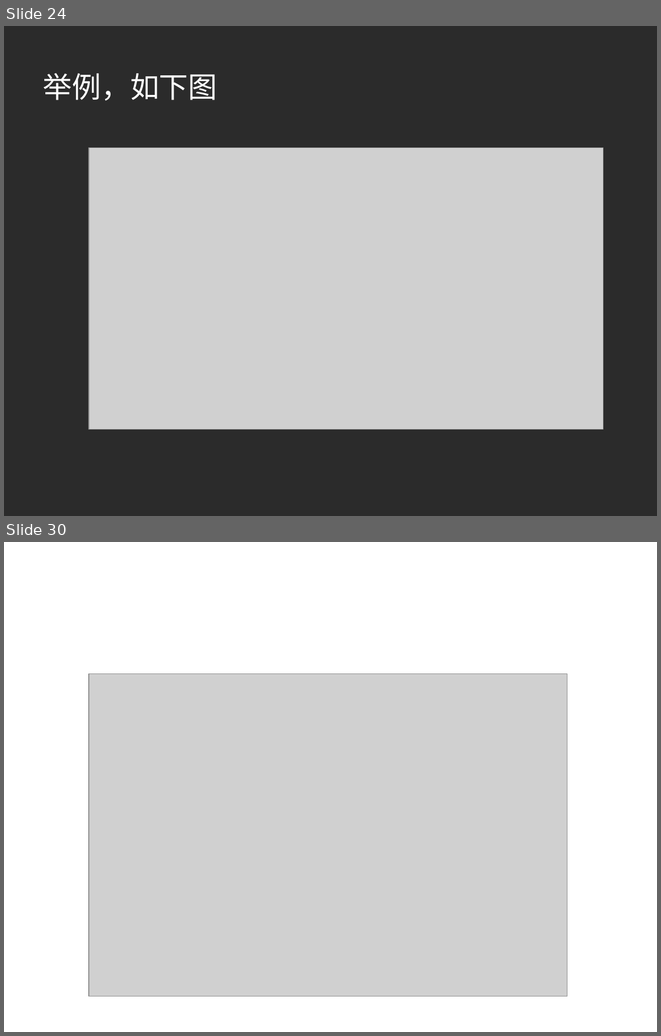
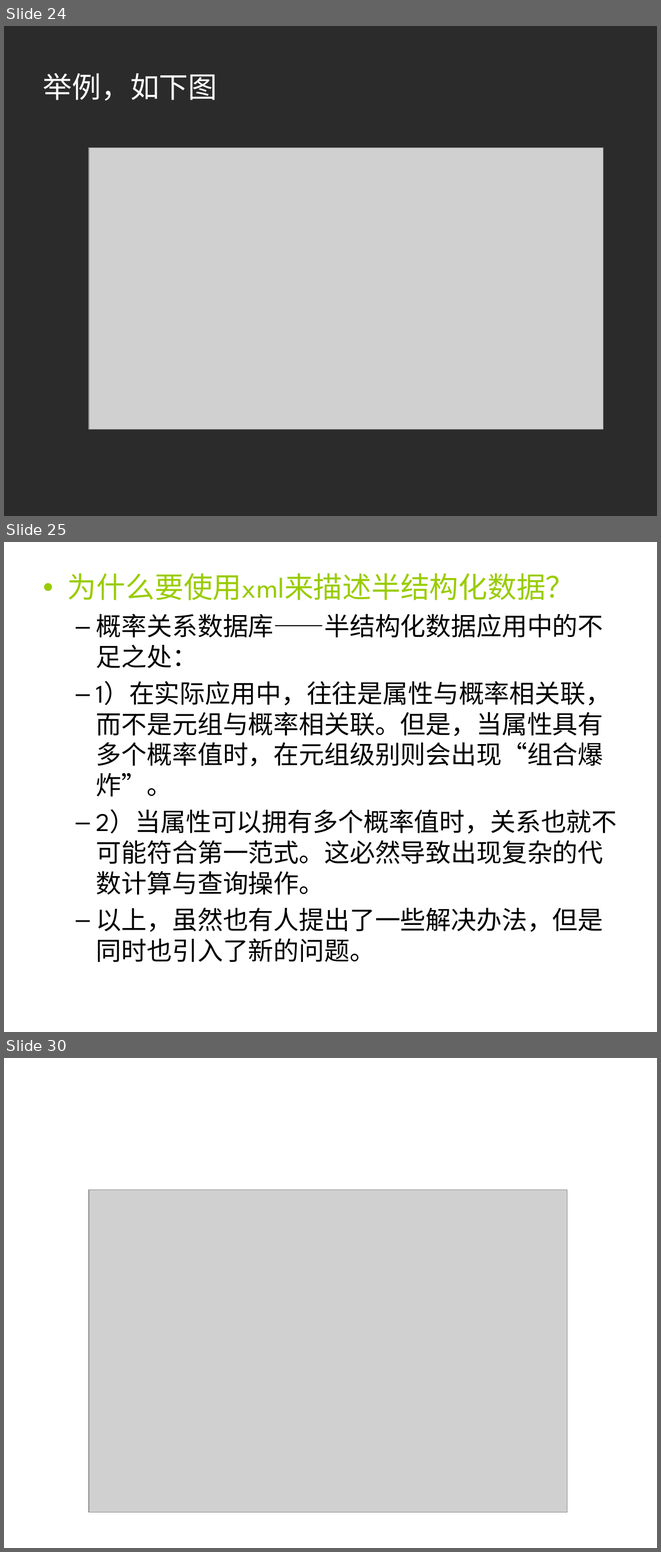
Before and after one commit to HiltonWei/wpstest, a slide deck: branches/江李科/资料整理与读书报告/不确定性数据的建模.ppt. Shown one above the other, each under a label of ours: slides 24 and 30 before the commit, slides 24, 25 and 30 after it; the slides between them are not shown. The pictures are 661x1036 and 661x1552 pixels, drawn with LibreOffice and Linux fonts; fonts in the diff are those of the drawing; grey boxes stand for pictures; background and template pictures are left out; a plain dark background stands for a picture behind light text. Boxes give left, top, right and bottom in pixels: in the first picture for what was removed or moved away, otherwise in the second. Text is boxed around its words. In the diff, an @@ line names an element or a change of style, - is before the commit and + after.

```diff
--- a/branches/江李科/资料整理与读书报告/不确定性数据的建模.ppt
+++ b/branches/江李科/资料整理与读书报告/不确定性数据的建模.ppt
@@ slide 25 added at [4, 542, 657, 1032], background picture (left out) @@
@@ text added at [68, 573, 617, 962], 28 pt, text #000000 @@
+• 为什么要使用xml来描述半结构化数据？
+  – 概率关系数据库——半结构化数据应用中的不足之处：
+  – 1）在实际应用中，往往是属性与概率相关联，而不是元组与概率相关联。但是，当属性具有多个概率值时，在元组级别则会出现“组合爆炸”。
+  – 2）当属性可以拥有多个概率值时，关系也就不可能符合第一范式。这必然导致出现复杂的代数计算与查询操作。
+  – 以上，虽然也有人提出了一些解决办法，但是同时也引入了新的问题。
```
Also in this commit, not shown: 2 slides changed, 2 other slides added, 3 slides removed.
